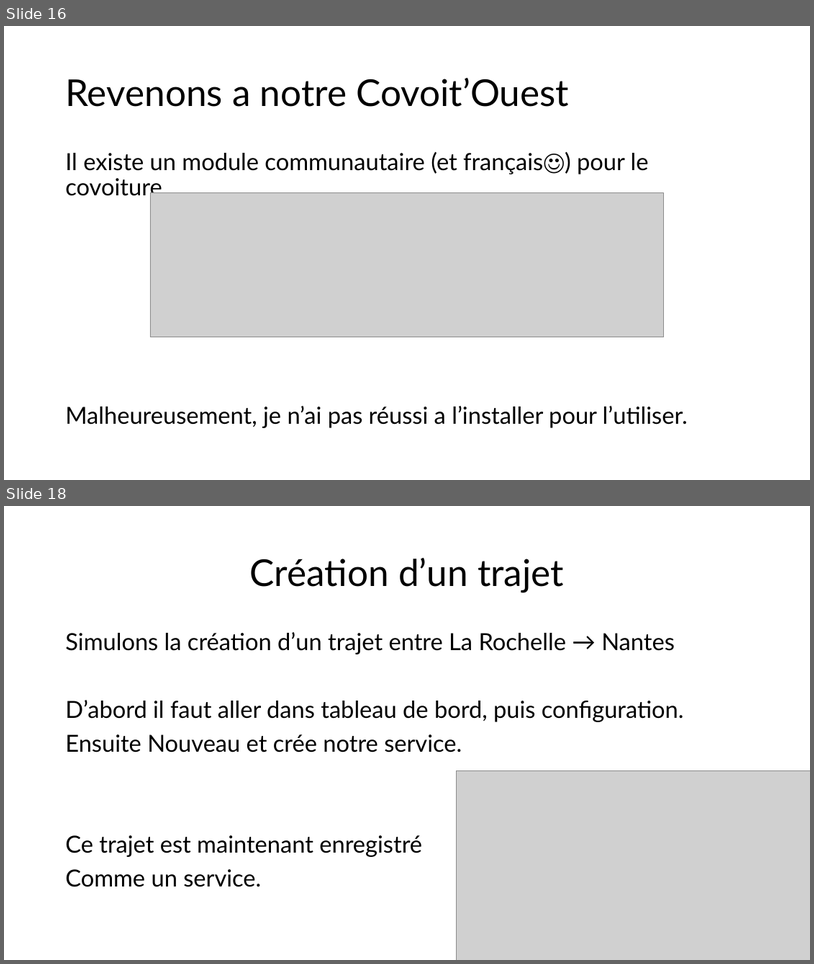
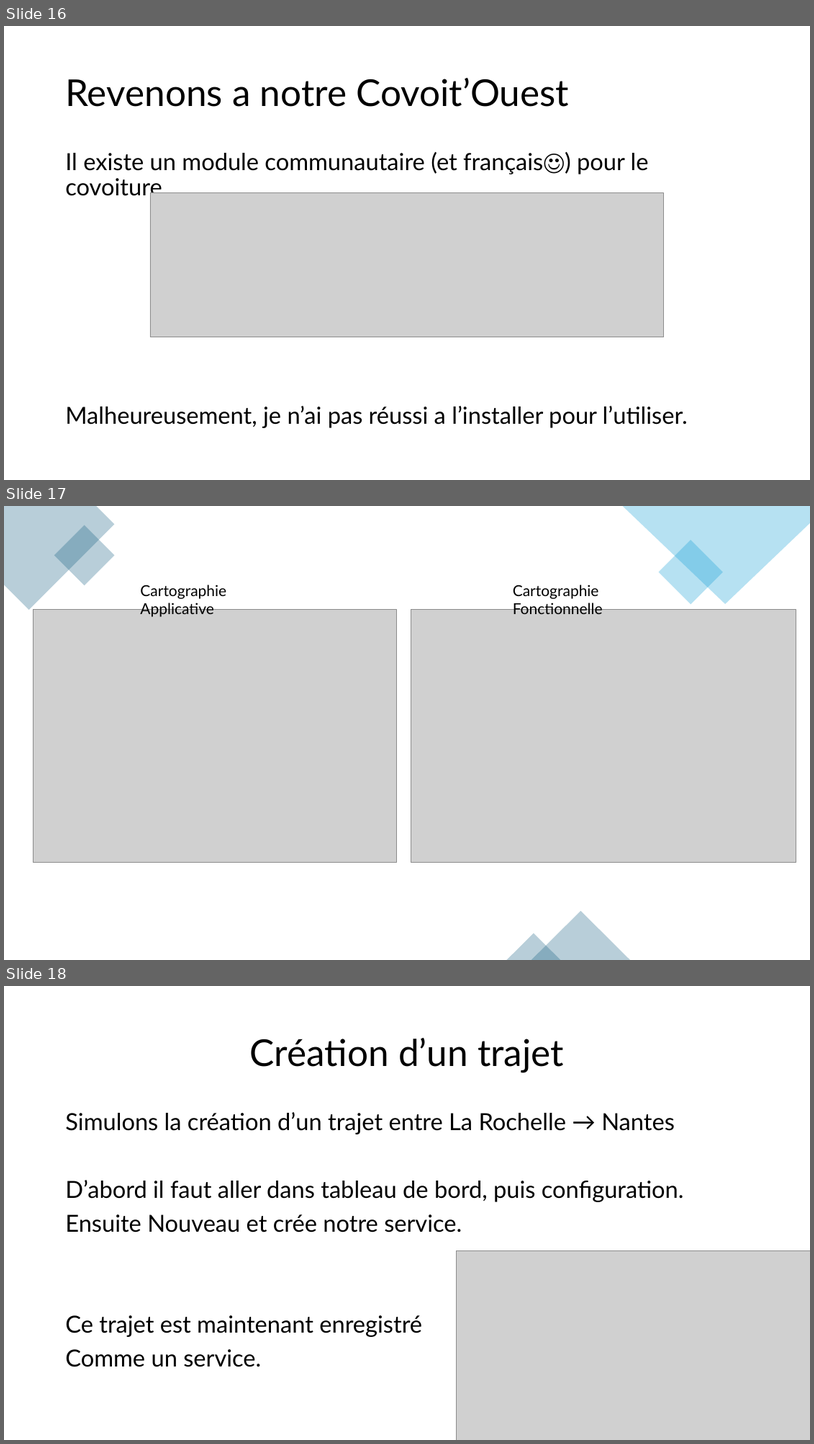
Before and after one commit to lilianmirabel/TPodoo, a slide deck: Bonus_Présentation_ODOO.pptx. Shown one above the other, each under a label of ours: slides 16 and 18 before the commit, slides 16, 17 and 18 after it; the slides between them are not shown. The pictures are 814x964 and 814x1444 pixels, drawn with LibreOffice and Linux fonts; fonts in the diff are those of the drawing; grey boxes stand for pictures. Boxes give left, top, right and bottom in pixels: in the first picture for what was removed or moved away, otherwise in the second. Text is boxed around its words. In the diff, an @@ line names an element or a change of style, - is before the commit and + after.

```diff
--- a/Bonus_Présentation_ODOO.pptx
+++ b/Bonus_Présentation_ODOO.pptx
@@ slide 17 added at (4, 506, 810, 960), background #FFFFFF @@
@@ freeform shape added at (4, 506, 115, 610), fill #156082 at 30% opacity @@
@@ rectangle added at (54, 525, 115, 586), fill #156082 at 30% opacity @@
@@ freeform shape added at (623, 506, 810, 604), fill #0F9ED5 at 30% opacity @@
@@ rectangle added at (658, 540, 723, 605), fill #0F9ED5 at 30% opacity @@
@@ text added at (140, 584, 226, 617), 18 pt, text #000000 @@
+Cartographie Applicative
@@ text added at (513, 584, 603, 614), 18 pt, text #000000 @@
+Cartographie Fonctionnelle
@@ picture added at (33, 610, 396, 862) @@
@@ picture added at (411, 610, 797, 862) @@
@@ triangle added at (532, 911, 630, 960), fill #156082 at 30% opacity @@
@@ triangle added at (507, 933, 561, 960), fill #156082 at 30% opacity @@
```
Also in this commit, not shown: 1 slide removed, 1 other file.
